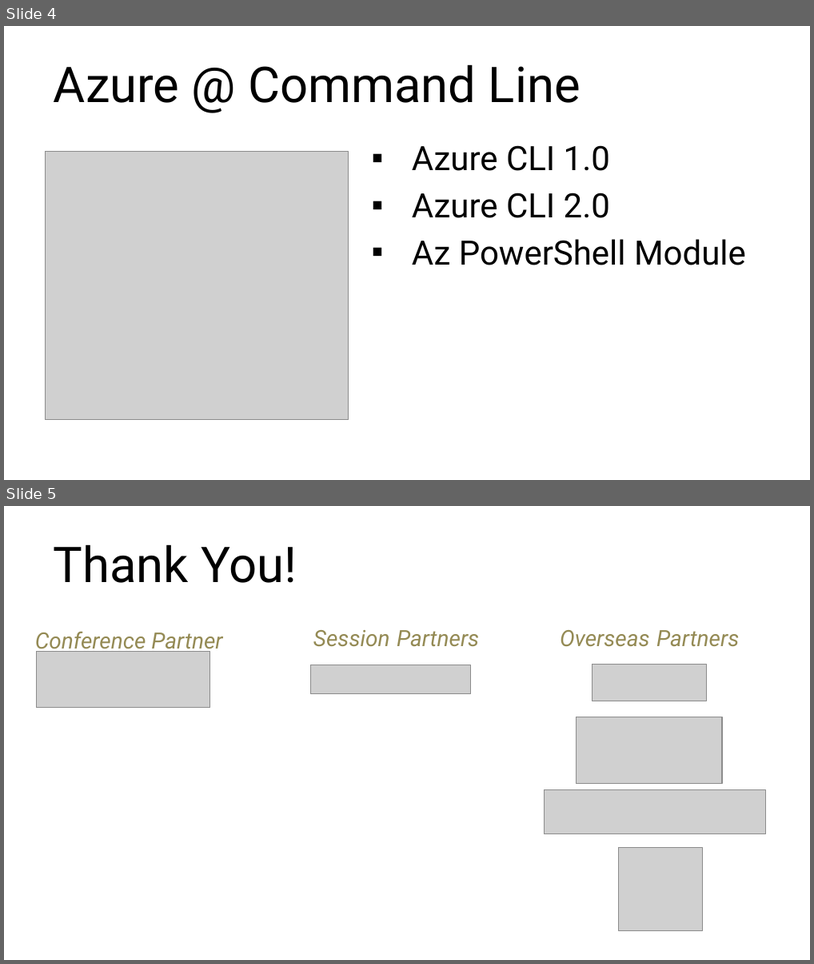
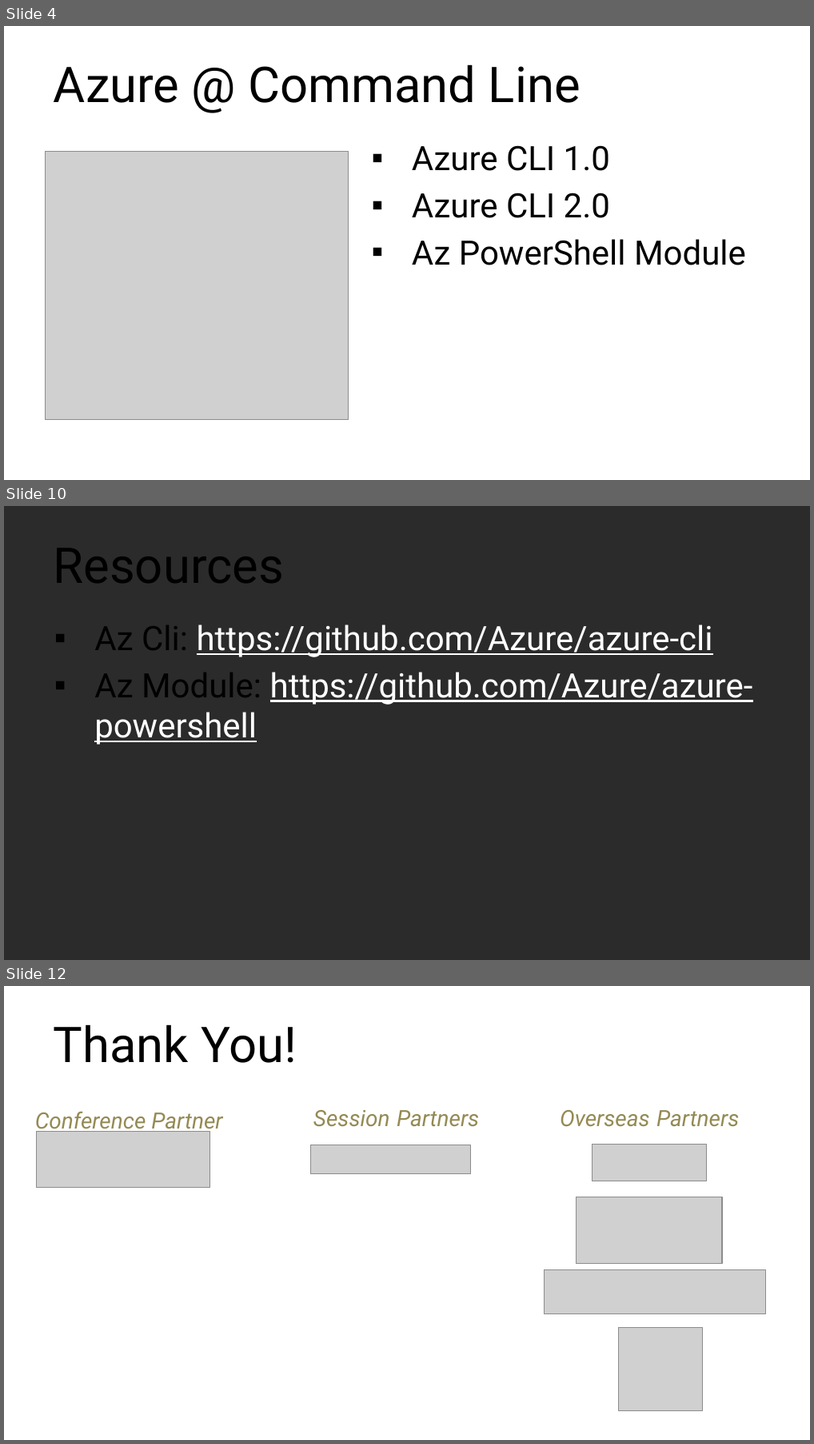
Before and after one commit to rchaganti/Presentations, a slide deck: ExpertsLiveIN2019/AzureAtTheCommandLine-Ravikanth.pptx. Shown one above the other, each under a label of ours: slides 4 and 5 before the commit, slides 4, 10 and 12 after it; the slides between them are not shown. The pictures are 814x964 and 814x1444 pixels, drawn with LibreOffice and Linux fonts; fonts in the diff are those of the drawing; grey boxes stand for pictures; background and template pictures are left out; a plain dark background stands for a picture behind light text. Boxes give left, top, right and bottom in pixels: in the first picture for what was removed or moved away, otherwise in the second. Text is boxed around its words. In the diff, an @@ line names an element or a change of style, - is before the commit and + after.

```diff
--- a/ExpertsLiveIN2019/AzureAtTheCommandLine-Ravikanth.pptx
+++ b/ExpertsLiveIN2019/AzureAtTheCommandLine-Ravikanth.pptx
@@ slide 10 added at bbox=[4, 506, 810, 960], background picture (left out) @@
@@ title added at bbox=[54, 548, 284, 583], 44 pt, text #000000 @@
+Resources
@@ text added at bbox=[94, 624, 754, 744], 30 pt, text #FFFFFF, underline @@
+▪ Az Cli: https://github.com/Azure/azure-cli
+▪ Az Module: https://github.com/Azure/azure-powershell
@@ what was slide 5 is now slide 12 @@
```
Also in this commit, not shown: 1 slide changed, 6 other slides added, 1 other file.
